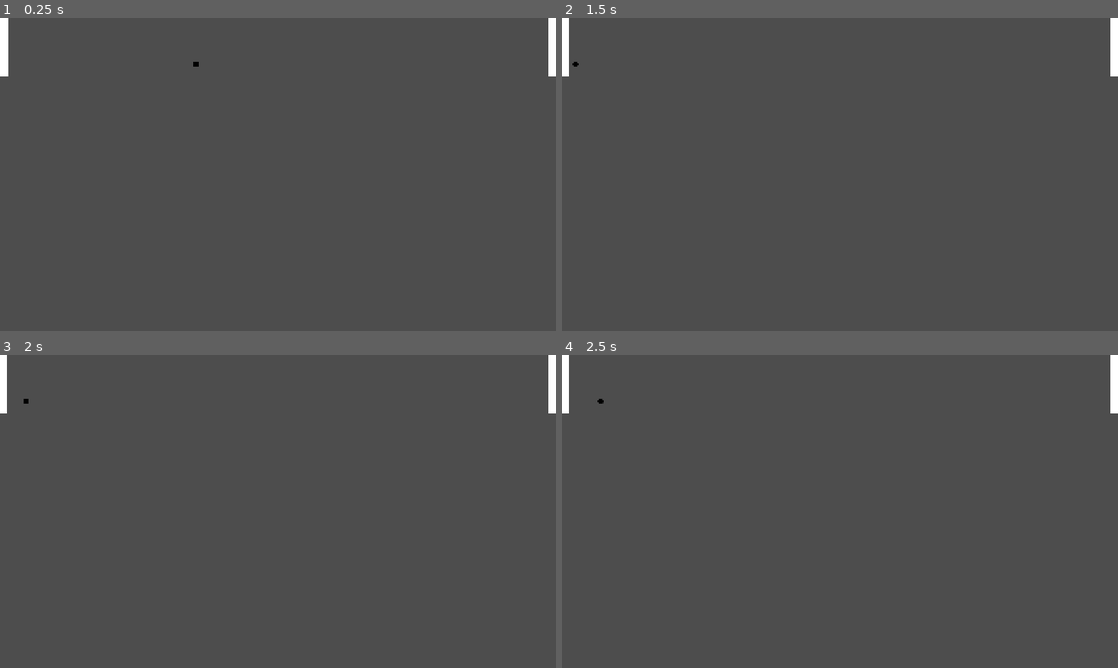
Above: before the commit, frames 1-4 (two rows, left to right).
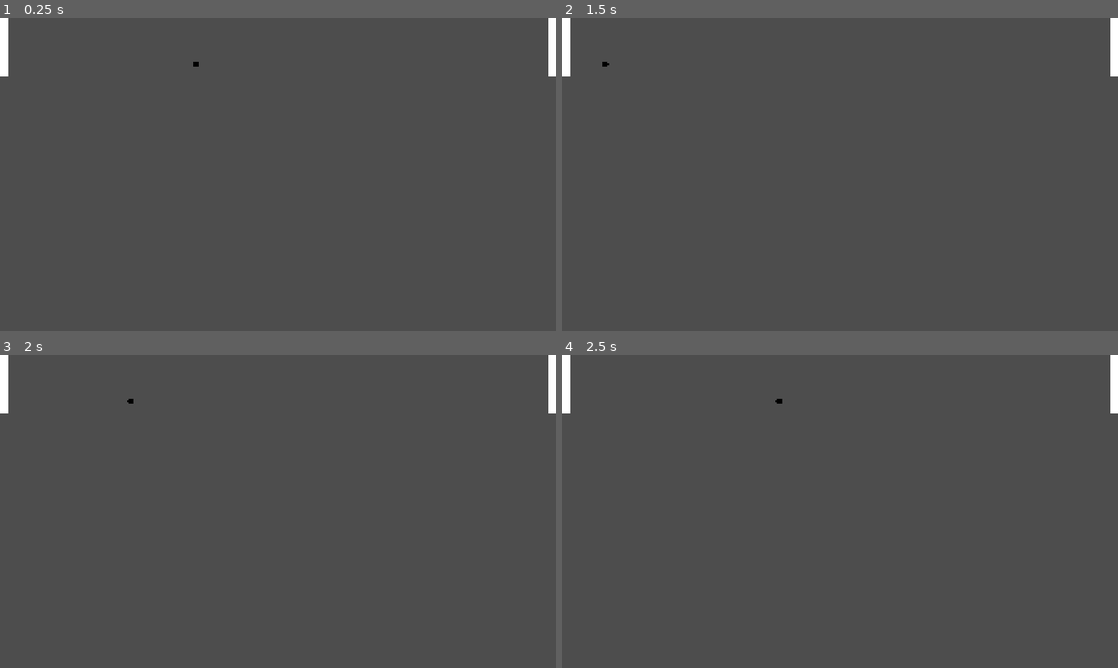
Above: after the commit, the same moments.

Repository: ddahon/pong-godot
Game: Godot game, scene res://main.tscn
Same seed, same stepped clock (60 frames per second), same inputs: the game is played once before the commit and once after it.
Inputs:
- Up to frame 1 (0.25 s): no input
- Up to frame 2 (1.5 s): tap Enter at 0.5 s; tap Space at 1.25 s
- Up to frame 3 (2 s): no input
- Up to frame 4 (2.5 s): tap Enter at 2 s

Frame 1 is identical in both runs. In frame 2, less than 0.1% of the frame differs, in the area x 1-9%, y 0-19%; in frame 3, less than 0.1%; in frame 4, less than 0.1%, in the area x 1-40%, y 0-19%.

Commit message:
bounce ball

Diff:
--- a/ball.tscn
+++ b/ball.tscn
@@ -5,7 +5,7 @@
 
 [sub_resource type="PhysicsMaterial" id="PhysicsMaterial_41u45"]
 friction = 0.0
-bounce = 50.0
+bounce = 1.0
 
 [sub_resource type="CircleShape2D" id="CircleShape2D_41u45"]
 
@@ -13,6 +13,8 @@
 mass = 0.001
 physics_material_override = SubResource("PhysicsMaterial_41u45")
 gravity_scale = 0.0
+linear_damp_mode = 1
+angular_damp_mode = 1
 script = ExtResource("1_41u45")
 
 [node name="CollisionShape2D" type="CollisionShape2D" parent="."]
--- a/paddle.tscn
+++ b/paddle.tscn
@@ -7,6 +7,7 @@
 
 [node name="Paddle" type="CharacterBody2D"]
 disable_mode = 1
+collision_mask = 0
 motion_mode = 1
 script = ExtResource("1_4eofj")
 
